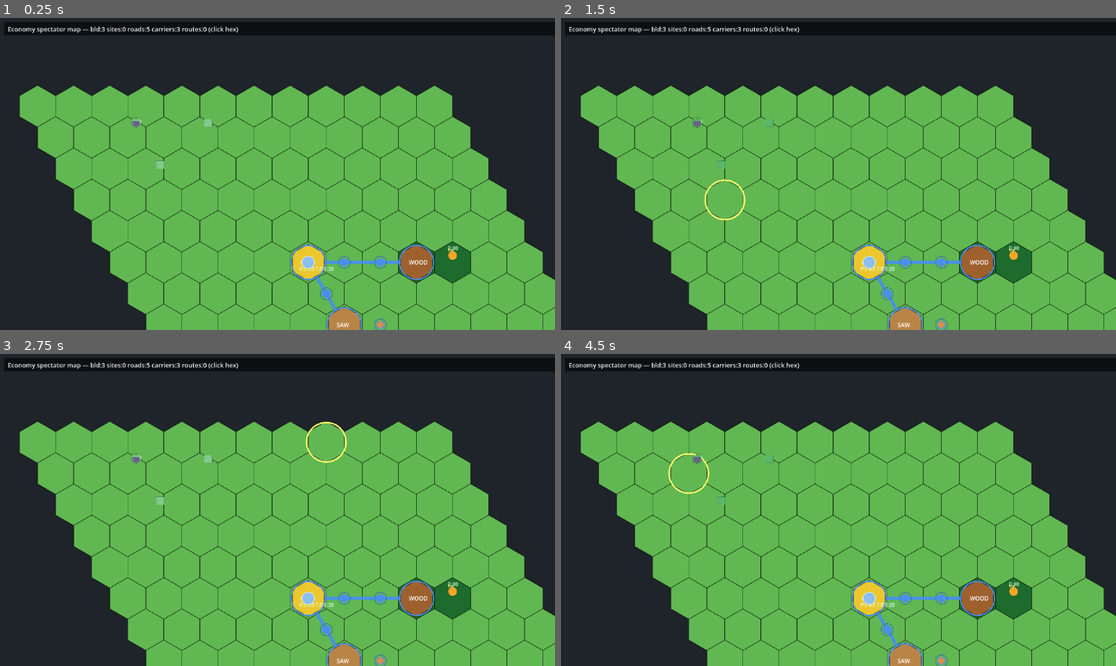
Above: before the commit, frames 1-4 (two rows, left to right).
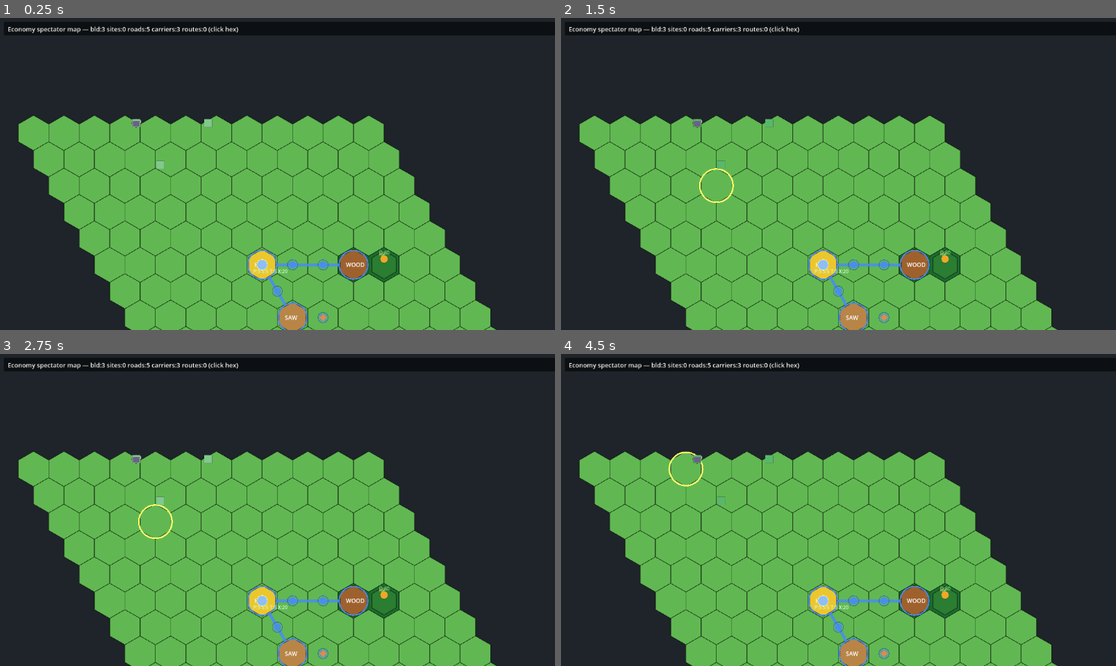
Above: after the commit, the same moments.

Repository: Joesalmon1985/logistics-rts-sim
Game: Godot game, scene res://client/scenes/economy_spectator_bot_demo.tscn
The game is run twice, just before and just after one commit, with the same random seed, the same clock (stepped at 60 frames per second) and the same inputs. The project has no main scene, so this scene is started directly.
Inputs (mouse positions are in pixels of both pictures, inside the frame that each line leads up to):
- Up to frame 1 (0.25 s): no input
- Up to frame 2 (1.5 s): tap Enter at 0.5 s; move the mouse to (894, 276) at 0.52 s; click (894, 276) at 0.67 s; tap Space at 1.25 s; move the mouse to (727, 189) at 1.27 s; click (727, 189) at 1.42 s
- Up to frame 3 (2.75 s): tap Enter at 2 s; move the mouse to (333, 441) at 2.02 s; click (333, 441) at 2.17 s
- Up to frame 4 (4.5 s): tap Space at 2.75, 4.25 s; move the mouse to (810, 572) at 2.77 s; click (810, 572) at 2.92 s; tap Enter at 3.5 s; move the mouse to (1005, 556) at 3.52 s; click (1005, 556) at 3.67 s; move the mouse to (672, 463) at 4.27 s; click (672, 463) at 4.42 s

The runs differ from the first frame. In frame 1, 28% of the frame differs, in the area x 3-100%, y 21-100%; in frame 2, 28%; in frame 3, 28%; in frame 4, 28%.

Commit message:
feat: improve economy spectator cause-effect readability
Recent-changes panel, overlay toggles, flexible visual-family smoke gate,
and map/sprite legibility improvements.

Co-authored-by: Cursor <cursoragent@cursor.com>

Diff:
--- a/godot_project/client/adapters/economy_spectator_metrics.gd
+++ b/godot_project/client/adapters/economy_spectator_metrics.gd
@@ -152,3 +152,85 @@
 			if ca.a > 0.05 or cb.a > 0.05:
 				diff += 1
 	return diff
+
+
+static func animation_family(animation: String) -> String:
+	var anim: String = animation.to_lower()
+	if anim.begins_with("carrier_") or anim.begins_with("ware_") or anim == "road_flow_loop":
+		return "logistics"
+	if anim.begins_with("building_"):
+		return "building"
+	if anim.begins_with("construction_"):
+		return "construction"
+	if anim.begins_with("storage_"):
+		return "storage"
+	if anim.begins_with("warning_"):
+		return "warning"
+	return "other"
+
+
+static func detect_exposable_families(render_data: Dictionary, snapshot: Dictionary) -> Dictionary:
+	var families: Dictionary = {}
+	if not render_data.get("carriers", []).is_empty() or not render_data.get("ware_routes", []).is_empty() or not render_data.get("delivery_jobs", []).is_empty():
+		families["logistics"] = "carriers/routes/jobs present"
+	var has_building_activity: bool = false
+	for building in snapshot.get("buildings", []):
+		if typeof(building) == TYPE_DICTIONARY and int(building.get("production_progress", 0)) > 0:
+			has_building_activity = true
+			break
+	if not has_building_activity:
+		for activity in render_data.get("production_activity", []):
+			if typeof(activity) == TYPE_DICTIONARY:
+				has_building_activity = true
+				break
+	if has_building_activity or not render_data.get("buildings", []).is_empty():
+		families["building"] = "buildings present"
+	if not render_data.get("construction_sites", []).is_empty():
+		families["construction"] = "construction_sites present"
+	if not render_data.get("building_stores", []).is_empty():
+		families["storage"] = "building_stores present"
+	if not snapshot.get("blocked_job_markers", []).is_empty():
+		families["warning"] = "blocked_job_markers present"
+	for building in render_data.get("buildings", []):
+		if typeof(building) == TYPE_DICTIONARY and (bool(building.get("blocked", false)) or str(building.get("blocked", "")) == "true"):
+			families["warning"] = "blocked building present"
+	return families
+
+
+static func count_active_families(sprite_states: Dictionary) -> Dictionary:
+	var active: Dictionary = {}
+	for key in sprite_states.keys():
+		var entry: Dictionary = sprite_states[key] if typeof(sprite_states[key]) == TYPE_DICTIONARY else {}
+		var anim: String = str(entry.get("animation", ""))
+		var family: String = animation_family(anim)
+		if family != "other":
+			active[family] = true
+	return active
+
+
+static func evaluate_visual_families(render_data: Dictionary, snapshot: Dictionary, sprite_states: Dictionary) -> Dictionary:
+	var exposable: Dictionary = detect_exposable_families(render_data, snapshot)
+	var active: Dictionary = count_active_families(sprite_states)
+	var missing: PackedStringArray = PackedStringArray()
+	for family in exposable.keys():
+		if not active.has(family):
+			missing.append("%s: %s" % [family, str(exposable[family])])
+	var exposable_count: int = exposable.size()
+	var active_count: int = active.size()
+	var passes: bool = true
+	if exposable_count >= 3:
+		passes = active_count >= 3
+	else:
+		passes = missing.is_empty()
+	return {
+		"exposable_families": exposable,
+		"active_families": active,
+		"exposable_count": exposable_count,
+		"active_count": active_count,
+		"missing_families": missing,
+		"passes": passes,
+	}
+
+
+static func passes_visual_family_gate(render_data: Dictionary, snapshot: Dictionary, sprite_states: Dictionary) -> bool:
+	return bool(evaluate_visual_families(render_data, snapshot, sprite_states).get("passes", false))
--- a/godot_project/client/core/economy_spectator_controller.gd
+++ b/godot_project/client/core/economy_spectator_controller.gd
@@ -40,9 +40,14 @@
 	"logistics": true,
 	"forest_density": true,
 	"ownership": true,
+	"sprites": true,
+	"routes": true,
 }
 var last_bot_status: Dictionary = {"p1": {}}
 var event_log_lines: PackedStringArray = PackedStringArray()
+var recent_change_lines: PackedStringArray = PackedStringArray()
+var _prev_fp: Dictionary = {}
+var _prev_sprite_sig: String = ""
 var autoplay_enabled: bool = false
 var speed_multiplier: float = 1.0
 
@@ -52,6 +57,9 @@
 	dual = null
 	runner = SimulationTickRunner.new()
 	event_log_lines = PackedStringArray()
+	recent_change_lines = PackedStringArray()
+	_prev_fp = {}
+	_prev_sprite_sig = ""
 	render_bridge.reset()
 	last_bot_status = {"p1": {}}
 	if demo_mode == DEMO_DUAL_BOT:
@@ -232,6 +240,8 @@
 
 
 func build_activity_hint() -> String:
+	var lines: PackedStringArray = PackedStringArray()
+	lines.append("Current visual mode: production-chain demo")
 	var fp: Dictionary = LayerRenderer.chain_fingerprint(get_render_data())
 	var hints: PackedStringArray = PackedStringArray()
 	if int(fp.get("forest_density", -1)) >= 0:
@@ -243,8 +253,48 @@
 	if snapshot.get("construction_sites", []).size() > 0:
 		hints.append("construction sites open")
 	if hints.is_empty():
-		return "Activity: (idle — step ticks to observe chain)"
-	return "Activity: " + ", ".join(hints)
+		lines.append("Now: (idle — step ticks to observe chain)")
+	else:
+		lines.append("Now: " + ", ".join(hints))
+	var blocked: PackedStringArray = PackedStringArray()
+	for job in snapshot.get("blocked_job_markers", []):
+		if typeof(job) == TYPE_DICTIONARY:
+			blocked.append(str(job.get("reason", "blocked")))
+	if not blocked.is_empty():
+		lines.append("Warning: " + ", ".join(blocked))
+	lines.append("Recent changes:")
+	var recent: String = build_recent_changes_text()
+	lines.append(recent if recent != "" else "(none yet — step ticks)")
+	return "\n".join(lines)
+
+
+func build_recent_changes_text() -> String:
+	if recent_change_lines.is_empty():
+		return ""
+	return "\n".join(recent_change_lines)
+
+
+func _record_recent_changes() -> void:
+	var fp: Dictionary = EconomySpectatorMetrics.chain_fingerprint(get_render_data())
+	var sig: String = EconomySpectatorMetrics.sprite_state_signature(get_sprite_states())
+	if not _prev_fp.is_empty():
+		if int(fp.get("forest_density", 0)) != int(_prev_fp.get("forest_density", 0)):
+			_push_recent_change("Forest D %s -> %s" % [str(_prev_fp.get("forest_density", "?")), str(fp.get("forest_density", "?"))])
+		if int(fp.get("carrier_moving", 0)) != int(_prev_fp.get("carrier_moving", 0)):
+			_push_recent_change("Carriers moving %d -> %d" % [int(_prev_fp.get("carrier_moving", 0)), int(fp.get("carrier_moving", 0))])
+		if int(fp.get("ware_routes", 0)) != int(_prev_fp.get("ware_routes", 0)):
+			_push_recent_change("Ware routes %d -> %d" % [int(_prev_fp.get("ware_routes", 0)), int(fp.get("ware_routes", 0))])
+	if _prev_sprite_sig != "" and sig != _prev_sprite_sig:
+		_push_recent_change("Sprite states updated")
+	_prev_fp = fp.duplicate(true)
+	_prev_sprite_sig = sig
+
+
+func _push_recent_change(text: String) -> void:
+	var line: String = "[tick %d] %s" % [int(snapshot.get("tick", 0)), text]
+	recent_change_lines.insert(0, line)
+	while recent_change_lines.size() > 12:
+		recent_change_lines.remove_at(recent_change_lines.size() - 1)
 
 
 func build_event_log_text() -> String:
@@ -292,6 +342,7 @@
 		return
 	snapshot = SnapshotExporter.export_debug_snapshot(state, "p1")
 	render_bridge.update(state, snapshot, layer_visibility)
+	_record_recent_changes()
 	if note != "":
 		_append_event(note)
 	_collect_recent_sim_events()
--- a/godot_project/client/scenes/economy_spectator_bot_demo.gd
+++ b/godot_project/client/scenes/economy_spectator_bot_demo.gd
@@ -1,6 +1,6 @@
 extends Control
 
-## RUN_05C.1 economy spectator — production-chain visual groundwork with placeholder sprites.
+## RUN_05C.2 economy spectator — production-chain visual polish with placeholder sprites.
 
 const SCREEN_SIZE := Vector2i(1920, 1080)
 const AUTOPLAY_BASE_SEC: float = 0.35
@@ -42,14 +42,11 @@
 
 
 func _setup_labels() -> void:
-	_title.text = "Economy Spectator — Visual Groundwork (RUN_05C.1)"
+	_title.text = "Economy Spectator — Visual Polish (RUN_05C.2)"
 	_help.text = (
 		"[b]Production chain spectator[/b] — seed 42, HQ → woodcutter → sawmill.\n"
-		+ "[color=#ffaa00]Amber sprites[/color] = logistics | "
-		+ "[color=#9a6b3a]Brown[/color] = timber/ware | "
-		+ "[color=#55cc66]Green[/color] = working buildings.\n"
-		+ "Play/Pause steps sim ticks. All visuals derive from real snapshot state.\n"
-		+ "[i]Dual-bot view[/i] is manual diagnostic only — not used for smoke/tests."
+		+ "Sprites and routes derive from real snapshot state only.\n"
+		+ "[i]Dual-bot view[/i] is manual diagnostic only."
 	)
 
 
@@ -70,13 +67,13 @@
 
 func _build_legend() -> void:
 	_legend.text = (
-		"[b]Sprite legend[/b]\n"
-		+ "[color=#ffaa00]●[/color] carrier_move / road_flow | "
-		+ "[color=#9a6b3a]■[/color] ware_log | "
-		+ "[color=#888888]▣[/color] construction_progress\n"
-		+ "[color=#55cc66]▣[/color] building_working | "
-		+ "[color=#cc4444]![/color] blocked/warning | "
-		+ "Idle/stall states remain visible when chain pauses"
+		"[b]Animation families[/b]\n"
+		+ "[color=#ffaa00]Logistics:[/color] carrier_idle, carrier_move_loop, carrier_carrying_loop, road_flow_loop\n"
+		+ "[color=#9a6b3a]Wares:[/color] ware_log/plank/stone/generic_move_loop\n"
+		+ "[color=#55cc66]Buildings:[/color] building_idle, building_working_loop, building_blocked_loop\n"
+		+ "[color=#888888]Construction:[/color] construction_idle, progress_25/50/75, progress_loop\n"
+		+ "[color=#8888cc]Storage:[/color] storage_idle, storage_activity_pulse\n"
+		+ "[color=#cc4444]Warning:[/color] warning_blocked_loop"
 	)
 
 
@@ -90,6 +87,8 @@
 		return
 	_map.show_forest_density = controller.layer_visibility.get("forest_density", true)
 	_map.show_logistics = controller.layer_visibility.get("logistics", true)
+	_map.show_route_flow = controller.layer_visibility.get("routes", true)
+	_sprite_layer.show_sprites = controller.layer_visibility.get("sprites", true)
 	_map.set_render_data(controller.get_render_data())
 	_sprite_layer.apply_sprite_states(controller.get_sprite_states())
 
@@ -201,6 +200,18 @@
 	_refresh_map()
 
 
+func _on_toggle_sprites_pressed() -> void:
+	var vis: bool = not controller.layer_visibility.get("sprites", true)
+	controller.set_layer_visible("sprites", vis)
+	_refresh_map()
+
+
+func _on_toggle_routes_pressed() -> void:
+	var vis: bool = not controller.layer_visibility.get("routes", true)
+	controller.set_layer_visible("routes", vis)
+	_refresh_map()
+
+
 func _on_screenshot_pressed() -> void:
 	var path: String = SimPaths.default_export_file("economy_spectator_%d.png" % int(controller.snapshot.get("tick", 0)))
 	var img: Image = get_viewport().get_texture().get_image()
--- a/godot_project/client/scenes/economy_spectator_bot_demo.tscn
+++ b/godot_project/client/scenes/economy_spectator_bot_demo.tscn
@@ -162,6 +162,14 @@
 [node name="OwnershipBtn" type="Button" parent="RootHBox/RightPanel/ButtonRow3"]
 layout_mode = 2
 text = "Toggle Ownership"
+
+[node name="SpritesBtn" type="Button" parent="RootHBox/RightPanel/ButtonRow3"]
+layout_mode = 2
+text = "Toggle Sprites"
+
+[node name="RoutesBtn" type="Button" parent="RootHBox/RightPanel/ButtonRow3"]
+layout_mode = 2
+text = "Toggle Routes"
 
 [node name="ShotBtn" type="Button" parent="RootHBox/RightPanel/ButtonRow3"]
 layout_mode = 2
@@ -196,4 +204,6 @@
 [connection signal="pressed" from="RootHBox/RightPanel/ButtonRow3/LogisticsBtn" to="." method="_on_toggle_logistics_pressed"]
 [connection signal="pressed" from="RootHBox/RightPanel/ButtonRow3/RoadsBtn" to="." method="_on_toggle_roads_pressed"]
 [connection signal="pressed" from="RootHBox/RightPanel/ButtonRow3/OwnershipBtn" to="." method="_on_toggle_ownership_pressed"]
+[connection signal="pressed" from="RootHBox/RightPanel/ButtonRow3/SpritesBtn" to="." method="_on_toggle_sprites_pressed"]
+[connection signal="pressed" from="RootHBox/RightPanel/ButtonRow3/RoutesBtn" to="." method="_on_toggle_routes_pressed"]
 [connection signal="pressed" from="RootHBox/RightPanel/ButtonRow3/ShotBtn" to="." method="_on_screenshot_pressed"]
--- a/godot_project/client/ui/map_viewport.gd
+++ b/godot_project/client/ui/map_viewport.gd
@@ -14,6 +14,7 @@
 var zoom: float = 1.0
 var show_forest_density: bool = true
 var show_logistics: bool = true
+var show_route_flow: bool = true
 var production_pulse_ids: Array = []
 var map_title: String = "Map"
 var command_overlays: Array = []
@@ -189,7 +190,7 @@
 		var road_color: Color = _player_color(str(road.get("player_id", "p1")))
 		road_color.a = 0.85
 		draw_line(a, b, road_color, 4.0 * zoom)
-	if show_logistics:
+	if show_logistics and show_route_flow:
 		for node in render_data.get("road_node_markers", []):
 			_draw_road_node(origin, node)
 		for port in render_data.get("building_ports", []):
@@ -305,7 +306,9 @@
 	var r: int = int(td.get("r", 0))
 	var density: int = int(td.get("tree_density", 0))
 	var center: Vector2 = _hex_center(origin, q, r)
-	draw_string(_default_font(), center + Vector2(-10, -14 * zoom), "D:%d" % density, HORIZONTAL_ALIGNMENT_LEFT, -1, 10, Color(0.75, 1.0, 0.75))
+	var tint: Color = Color(0.2, 0.55, 0.2, 0.15 + float(mini(density, 10)) * 0.04)
+	_draw_hex(origin, q, r, tint, 0.8, false)
+	draw_string(_default_font(), center + Vector2(-10, -14 * zoom), "D:%d" % density, HORIZONTAL_ALIGNMENT_LEFT, -1, 10, Color(0.55, 0.95, 0.55))
 
 
 func _draw_road_node(origin: Vector2, node: Dictionary) -> void:
@@ -347,6 +350,10 @@
 		var pa: Vector2 = _hex_center(origin, int(a.get("q", 0)), int(a.get("r", 0)))
 		var pb: Vector2 = _hex_center(origin, int(b.get("q", 0)), int(b.get("r", 0)))
 		draw_dashed_line(pa, pb, Color(0.95, 0.65, 0.15, 0.85), 2.5 * zoom, 6.0 * zoom)
+		var mid: Vector2 = (pa + pb) * 0.5
+		var dir: Vector2 = (pb - pa).normalized()
+		var chevron: Vector2 = mid + dir.rotated(PI * 0.5) * 4.0 * zoom
+		draw_line(mid - dir * 4.0 * zoom, chevron, Color(0.95, 0.75, 0.2, 0.9), 2.0 * zoom)
 
 
 func _draw_delivery_job(origin: Vector2, job: Dictionary) -> void:
--- a/godot_project/sim/tools/run_economy_spectator_smoke.gd
+++ b/godot_project/sim/tools/run_economy_spectator_smoke.gd
@@ -43,10 +43,25 @@
 		for key in signals.keys():
 			print("  signal %s=%s" % [str(key), str(signals[key])])
 		return false
-	print("GOD-SMOKE-ECON-SPECTATOR-001 PASS: meaningful_count=%d non_sprite=%d events_delta=%d"
+
+	var family_eval: Dictionary = EconomySpectatorMetrics.evaluate_visual_families(
+		controller.get_render_data(),
+		controller.snapshot,
+		controller.get_sprite_states(),
+	)
+	if not bool(family_eval.get("passes", false)):
+		print("GOD-SMOKE-ECON-SPECTATOR-001 FAIL: visual families exposable=%d active=%d"
+			% [int(family_eval.get("exposable_count", 0)), int(family_eval.get("active_count", 0))])
+		for line in family_eval.get("missing_families", []):
+			print("  missing: %s" % str(line))
+		return false
+
+	print("GOD-SMOKE-ECON-SPECTATOR-001 PASS: meaningful_count=%d non_sprite=%d events_delta=%d families=%d/%d"
 		% [
 			int(activity.get("meaningful_count", 0)),
 			int(activity.get("non_sprite_delta_count", 0)),
 			int(activity.get("events_delta", 0)),
+			int(family_eval.get("active_count", 0)),
+			int(family_eval.get("exposable_count", 0)),
 		])
 	return true
